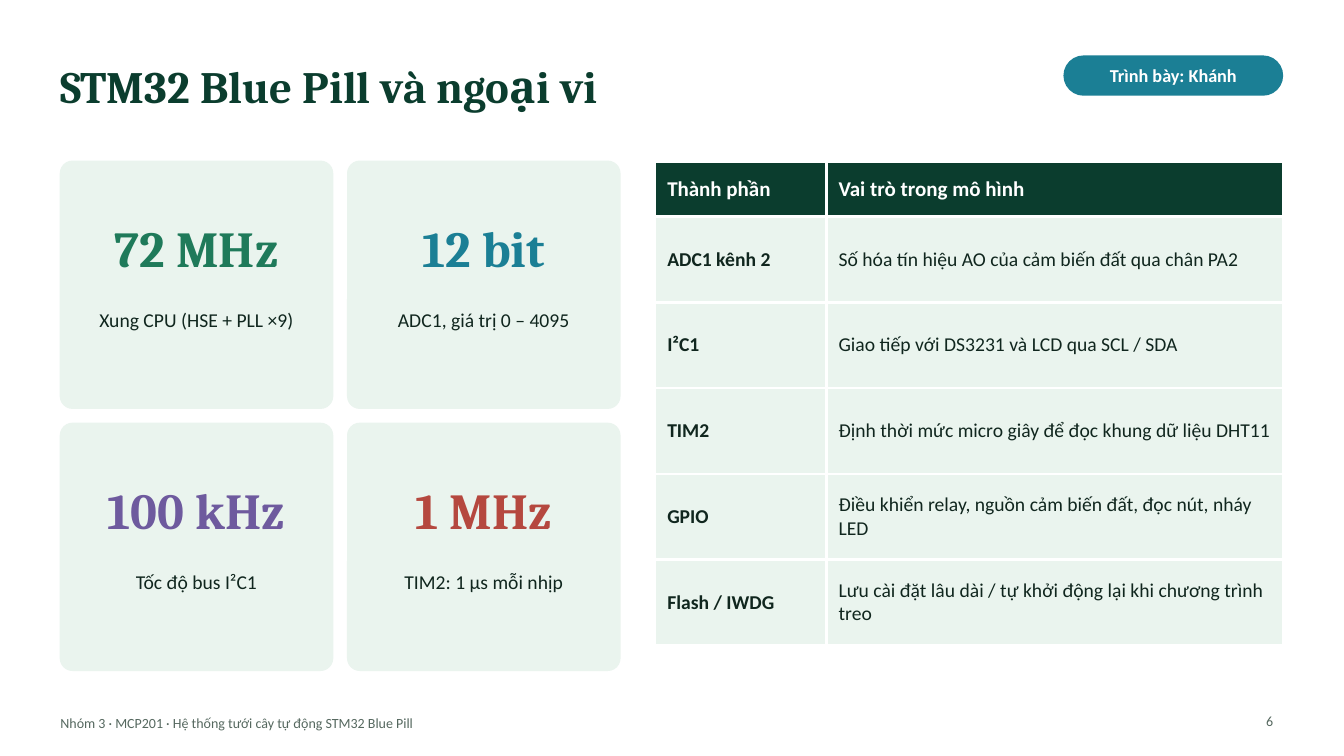
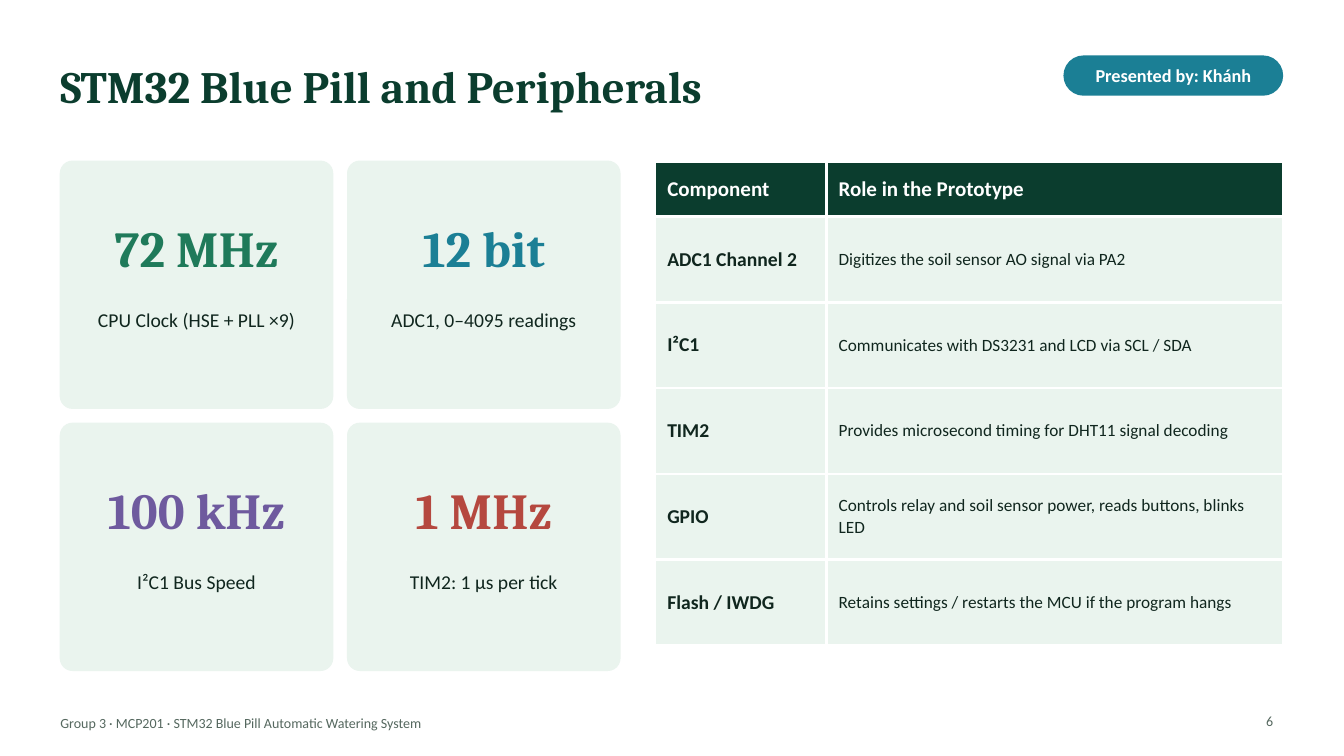
Before and after one commit to vukhangdeeptry/Automatic-Plant-Watering-System-using-STM32-Blue-Pill, a slide deck: slide 6 of Documentation/Slide_FinalThuyetTrinh_TuoiCay_STM32.pptx. Drawn at 1344x756 pixels with LibreOffice and Linux fonts; fonts in the diff are those of the drawing. Boxes give left, top, right and bottom in pixels: in the first picture for what was removed or moved away, otherwise in the second. Text is boxed around its words. In the diff, an @@ line names an element or a change of style, - is before the commit and + after.

```diff
--- a/Documentation/Slide_FinalThuyetTrinh_TuoiCay_STM32.pptx
+++ b/Documentation/Slide_FinalThuyetTrinh_TuoiCay_STM32.pptx
@@ title at bbox=[60, 72, 702, 113]: text changed @@
-STM32 Blue Pill và ngoại vi
+STM32 Blue Pill and Peripherals
@@ text at bbox=[1096, 69, 1251, 85]: text changed @@
-Trình bày: Khánh
+Presented by: Khánh
@@ table at bbox=[655, 161, 1284, 645] @@
-row 1, column 1: Thành phần
+row 1, column 1: Component
-row 1, column 2: Vai trò trong mô hình
+row 1, column 2: Role in the Prototype
-row 2, column 1: ADC1 kênh 2
+row 2, column 1: ADC1 Channel 2
-row 2, column 2: Số hóa tín hiệu AO của cảm biến đất qua chân PA2
+row 2, column 2: Digitizes the soil sensor AO signal via PA2
-row 3, column 2: Giao tiếp với DS3231 và LCD qua SCL / SDA
+row 3, column 2: Communicates with DS3231 and LCD via SCL / SDA
-row 4, column 2: Định thời mức micro giây để đọc khung dữ liệu DHT11
+row 4, column 2: Provides microsecond timing for DHT11 signal decoding
-row 5, column 2: Điều khiển relay, nguồn cảm biến đất, đọc nút, nháy LED
+row 5, column 2: Controls relay and soil sensor power, reads buttons, blinks LED
-row 6, column 2: Lưu cài đặt lâu dài / tự khởi động lại khi chương trình treo
+row 6, column 2: Retains settings / restarts the MCU if the program hangs
@@ text at bbox=[98, 313, 295, 330]: text changed @@
-Xung CPU (HSE + PLL ×9)
+CPU Clock (HSE + PLL ×9)
@@ text at bbox=[391, 313, 576, 331]: text changed @@
-ADC1, giá trị 0 – 4095
+ADC1, 0–4095 readings
@@ text at bbox=[137, 574, 256, 592]: text changed @@
-Tốc độ bus I²C1
+I²C1 Bus Speed
@@ text at bbox=[410, 575, 557, 592]: text changed @@
-TIM2: 1 µs mỗi nhịp
+TIM2: 1 µs per tick
@@ text at bbox=[60, 718, 421, 731]: text changed @@
-Nhóm 3 · MCP201 · Hệ thống tưới cây tự động STM32 Blue Pill
+Group 3 · MCP201 · STM32 Blue Pill Automatic Watering System
```
Also in this commit, not shown: 17 other slides changed, 1 slide added, 1 slide removed.
